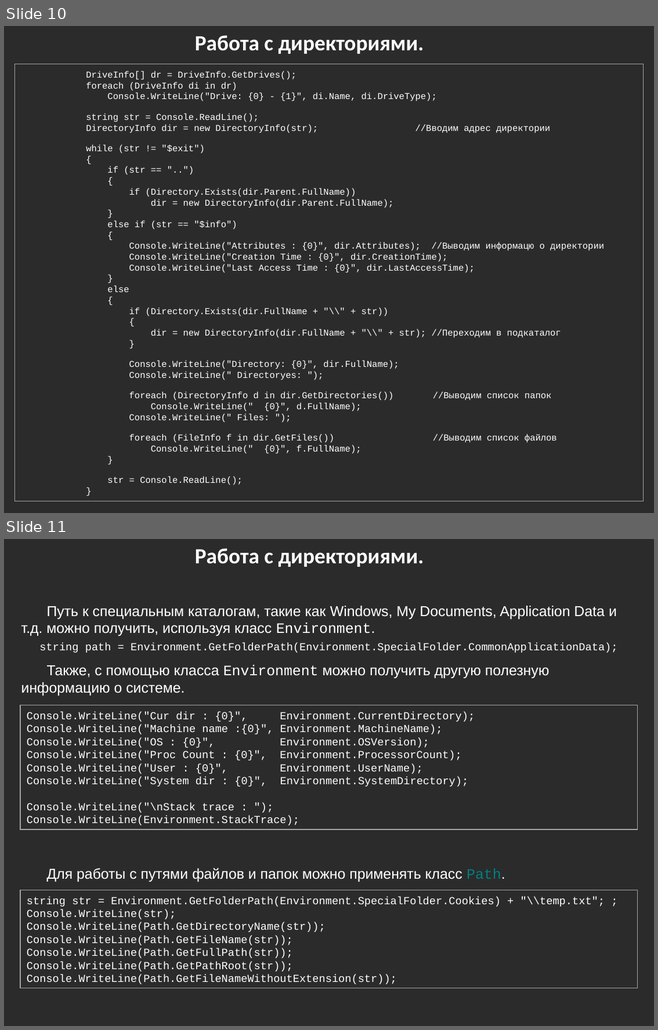
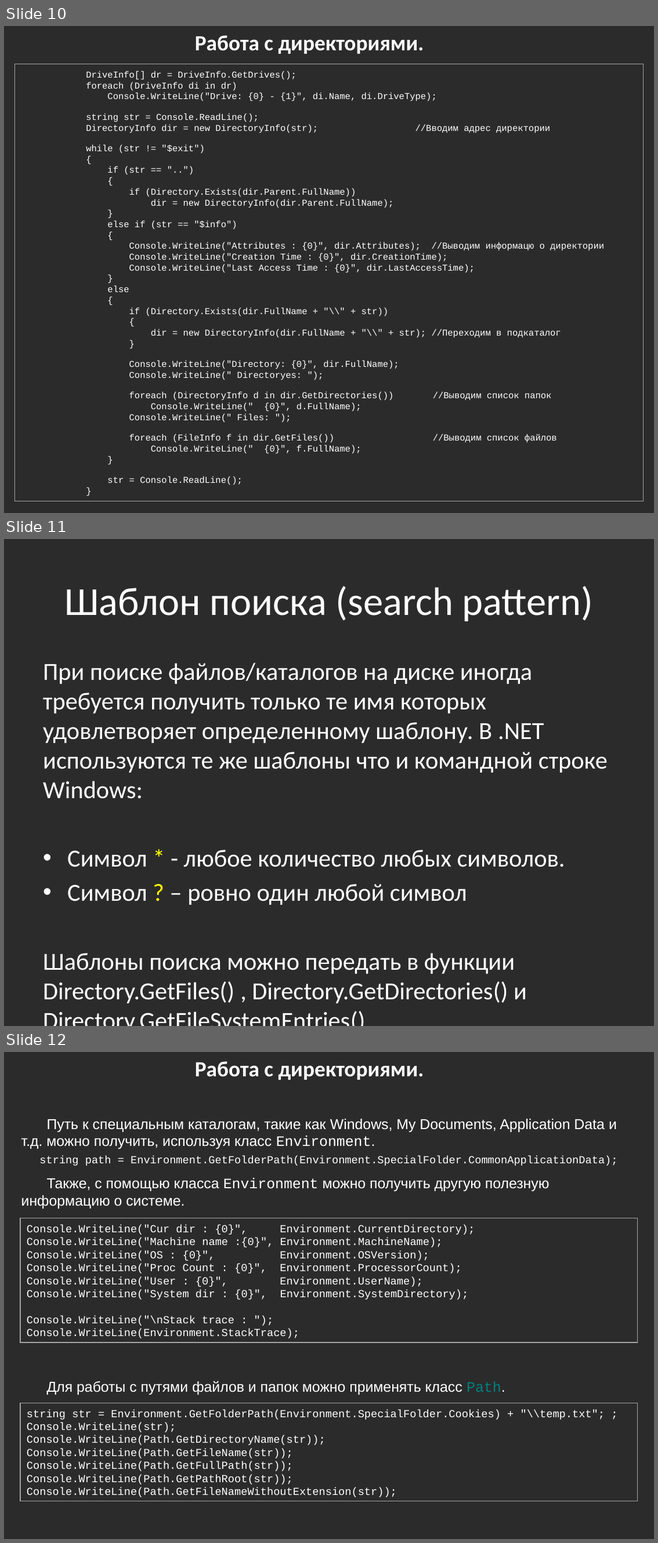
Before and after one commit to bazile/Training, a slide deck: Presentation/lesson-04-io.pptx. Shown one above the other, each under a label of ours: slides 10 and 11 before the commit, slides 10, 11 and 12 after it. The pictures are 658x1030 and 658x1543 pixels, drawn with LibreOffice and Linux fonts; fonts in the diff are those of the drawing; background and template pictures are left out; a plain dark background stands for a picture behind light text. Boxes give left, top, right and bottom in pixels: in the first picture for what was removed or moved away, otherwise in the second. Text is boxed around its words. In the diff, an @@ line names an element or a change of style, - is before the commit and + after.

Commit message:
File search patterns

```diff
--- a/Presentation/lesson-04-io.pptx
+++ b/Presentation/lesson-04-io.pptx
@@ slide 11 added at box(4, 539, 654, 1026), background picture (left out) @@
@@ title added at box(65, 586, 593, 621), 44 pt, text #FFFFFF @@
+Шаблон поиска (search pattern)
@@ text added at box(43, 663, 607, 1004), 27.2 pt, text #FFFFFF @@
+При поиске файлов/каталогов на диске иногда требуется получить только те имя которых удовлетворяет опредeленному шаблону. В .NET используются те же шаблоны что и командной строке Windows:
+• Символ * - любое количество любых символов.
+• Символ ? – ровно один любой символ
+Шаблоны поиска можно передать в функции Directory.GetFiles() , Directory.GetDirectories() и Directory.GetFileSystemEntries().
@@ what was slide 11 is now slide 12 @@
```
